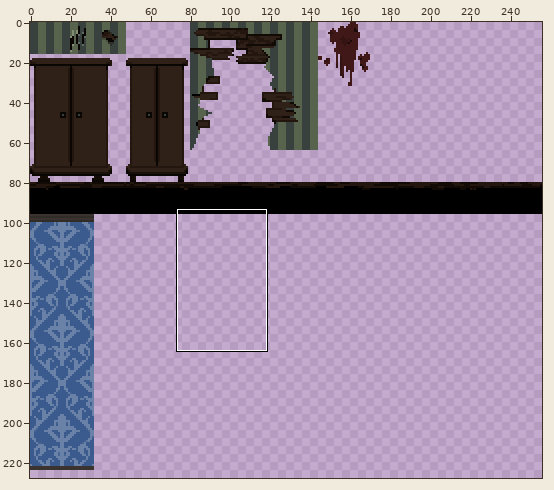
One commit to this sprite sheet: core/assets/mansion_tiles.png. Above: a wide view before the commit, with the close-up outlined.
Close-up. Earlier state:
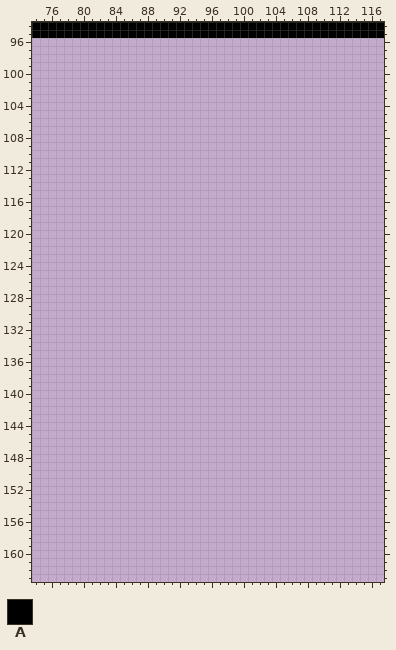
The file is 256x256 pixels. Colours within 5 levels of each other are drawn and written as one. Shown: x 74..117, y 94..163. The wide view leaves out empty margins. The commit also changed other parts of the picture, which this record leaves out.
Palette (. is transparent): A #000000
Pixels before (only the part around the change), first column x 74:
 94 AAAAAAAAAAAAAAAAAAAAAAAAAAAAAAAAAAAAAAAAAAA
 95 AAAAAAAAAAAAAAAAAAAAAAAAAAAAAAAAAAAAAAAAAAA
 96 ...........................................
 97 ...........................................
 98 ...........................................
 99 ...........................................
100 ...........................................
101 ...........................................
102 ...........................................
103 ...........................................
104 ...........................................
105 ...........................................
106 ...........................................
107 ...........................................
108 ...........................................
109 ...........................................
110 ...........................................
111 ...........................................
112 ...........................................
113 ...........................................
114 ...........................................
115 ...........................................
116 ...........................................
117 ...........................................
118 ...........................................
119 ...........................................
120 ...........................................
121 ...........................................
122 ...........................................
123 ...........................................
124 ...........................................
125 ...........................................
126 ...........................................
127 ...........................................
128 ...........................................
129 ...........................................
130 ...........................................
131 ...........................................
132 ...........................................
133 ...........................................
134 ...........................................
135 ...........................................
136 ...........................................
137 ...........................................
138 ...........................................
139 ...........................................
140 ...........................................
141 ...........................................
142 ...........................................
143 ...........................................
144 ...........................................
145 ...........................................
146 ...........................................
147 ...........................................
148 ...........................................
149 ...........................................
150 ...........................................
151 ...........................................
152 ...........................................
153 ...........................................
154 ...........................................
155 ...........................................
156 ...........................................
157 ...........................................
158 ...........................................
159 ...........................................
160 ...........................................
161 ...........................................
162 ...........................................
163 ...........................................
Now the later version:
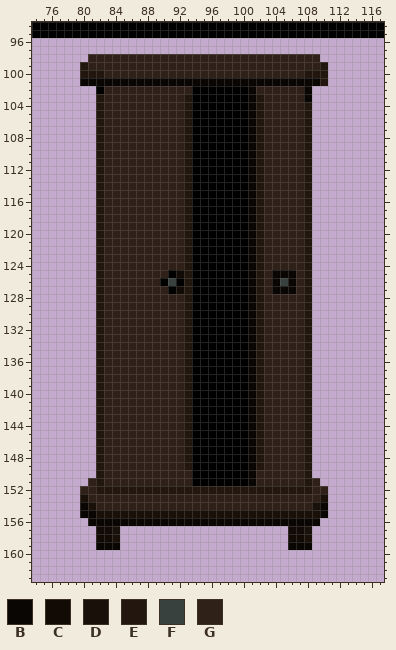
Colours new in this view: B #090604  C #110a05  D #1a100a  E #23160e  F #39413e  G #302118
Diff:
Changed rows in their new state; - is an unchanged pixel.
first column x 80:
 98 -GGGGGGGGGGGGGGGGGGGGGGGGGGGGG-
 99 EGGGGGGGGGGGGGGGGGGGGGGGGGGGGGE
100 EEEGGGGGGGGGGGGGGGGGGGGGGGGGEEE
101 BBBBBBBBBBBBBBBBBBBBBBBBBBBBBBE
102 --AGGGGGGGGGGGAAAAAAABGGGGGGB--
103 --EGGGGGGGGGGEAAAAAAABEGGGGGB--
104 --EGGGGGGGGGGEAAAAAAABEGGGGGE--
105 --EGGGGGGGGGGEAAAAAAABEGGGGGE--
106 --EGGGGGGGGGGEAAAAAAABEGGGGGE--
107 --EGGGGGGGGGGEAAAAAAABEGGGGGE--
108 --EGGGGGGGGGGEAAAAAAABEGGGGGE--
109 --EGGGGGGGGGGEAAAAAAABEGGGGGE--
110 --EGGGGGGGGGGEAAAAAAABEGGGGGE--
111 --EGGGGGGGGGGEAAAAAAABEGGGGGE--
112 --EGGGGGGGGGGEAAAAAAABEGGGGGE--
113 --EGGGGGGGGGGEAAAAAAABEGGGGGE--
114 --EGGGGGGGGGGEAAAAAAABEGGGGGE--
115 --EGGGGGGGGGGEAAAAAAABEGGGGGE--
116 --EGGGGGGGGGGEAAAAAAABEGGGGGE--
117 --EGGGGGGGGGGEAAAAAAABEGGGGGE--
118 --EGGGGGGGGGGEAAAAAAABEGGGGGE--
119 --EGGGGGGGGGGEAAAAAAABEGGGGGE--
120 --EGGGGGGGGGGEAAAAAAABEGGGGGE--
121 --EGGGGGGGGGGEAAAAAAABEGGGGGE--
122 --EGGGGGGGGGGEAAAAAAABEGGGGGE--
123 --EGGGGGGGGGGEAAAAAAABEGGGGGE--
124 --EGGGGGGGGGGEAAAAAAABEGGGGGE--
125 --EGGGGGGGGACEAAAAAAABEGBBBGE--
126 --EGGGGGGGAFAEAAAAAAABEGBFBGE--
127 --EGGGGGGGGACEAAAAAAABEGBBBGE--
128 --EGGGGGGGGGGEAAAAAAABEGGGGGE--
129 --EGGGGGGGGGGEAAAAAAABEGGGGGE--
130 --EGGGGGGGGGGEAAAAAAABEGGGGGE--
131 --EGGGGGGGGGGEAAAAAAABEGGGGGE--
132 --EGGGGGGGGGGEAAAAAAABEGGGGGE--
133 --EGGGGGGGGGGEAAAAAAABEGGGGGE--
134 --EGGGGGGGGGGEAAAAAAABEGGGGGE--
135 --EGGGGGGGGGGEAAAAAAABEGGGGGE--
136 --EGGGGGGGGGGEAAAAAAABEGGGGGE--
137 --EGGGGGGGGGGEAAAAAAABEGGGGGE--
138 --EGGGGGGGGGGEAAAAAAABEGGGGGE--
139 --EGGGGGGGGGGEAAAAAAABEGGGGGE--
140 --EGGGGGGGGGGEAAAAAAABEGGGGGE--
141 --EGGGGGGGGGGEAAAAAAABEGGGGGE--
142 --EGGGGGGGGGGEAAAAAAABEGGGGGE--
143 --EGGGGGGGGGGEAAAAAAABEGGGGGE--
144 --EGGGGGGGGGGEAAAAAAABEGGGGGE--
145 --EGGGGGGGGGGEAAAAAAABEGGGGGE--
146 --EGGGGGGGGGGEAAAAAAABEGGGGGE--
147 --EGGGGGGGGGGEAAAAAAABEGGGGGE--
148 --EGGGGGGGGGGEAAAAAAABEGGGGGE--
149 --EGGGGGGGGGGEAAAAAAABEGGGGGE--
150 --EGGGGGGGGGGGAAAAAAABGGGGGGE--
151 -GEGGGGGGGGGGGAAAAAAABGGGGGGEG-
152 GGEEEEEEEEEEEEEEEEEEEEEEEEEEEGG
153 DGGGGGGGGGGGGGGGGGGGGGGGGGGGGGD
154 BDGGGGGGGGGGGGGGGGGGGGGGGGGGGDB
155 BBDDDDDDDDDDDDDDDDDDDDDDDDDDDDB
156 -BBBBBBBBBBBBBBBBBBBBBBBBBBBBB-
157 --CCD---------------------CCD--
158 --CCD---------------------CCD--
159 --BBB---------------------BBB--
Where, in picture pixels (left, top, right, bottom), the same in both close-ups:
added: (80, 54, 328, 550)
